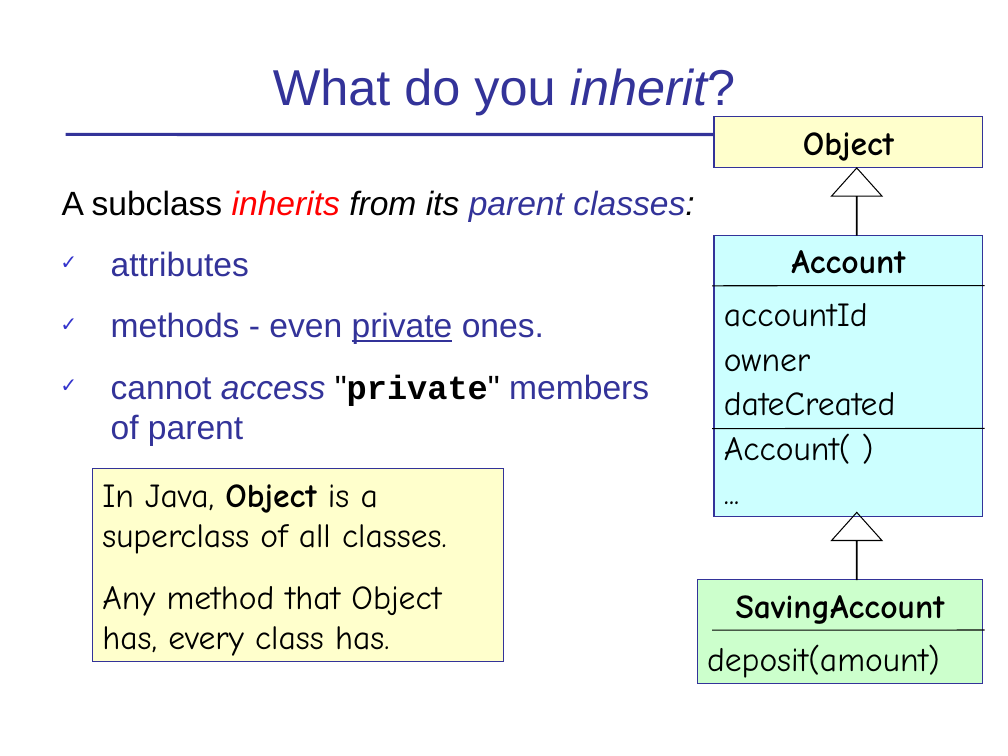
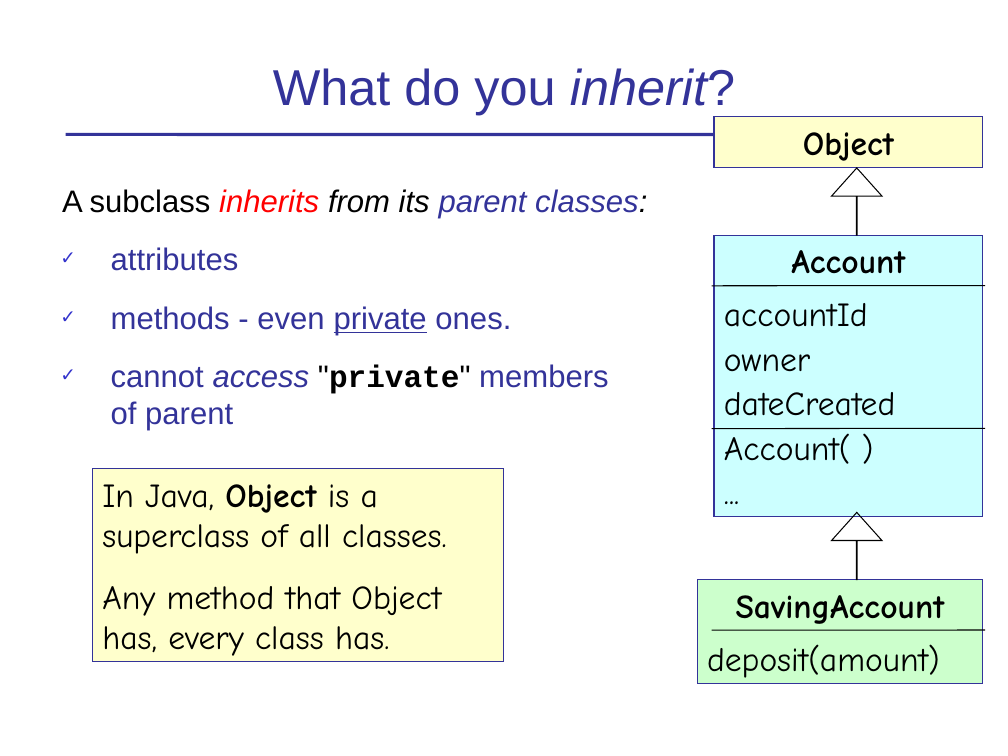
Before and after one commit to cpske/programming1, a slide deck: slide 6 of objects/4-Inheritance.ppt. Drawn at 1008x756 pixels with LibreOffice and Linux fonts; fonts in the diff are those of the drawing. Boxes give left, top, right and bottom in pixels: in the first picture for what was removed or moved away, otherwise in the second. Text is boxed around its words. In the diff, an @@ line names an element or a change of style, - is before the commit and + after.

Commit message:
add slides on basic methods

```diff
--- a/objects/4-Inheritance.ppt
+++ b/objects/4-Inheritance.ppt
@@ text "A subclass inherits from its ..." at [62,189,647,431]: size 24 to 22.2 pt; indent changed @@
```
Also in this commit, not shown: 3 other slides changed, 8 other files.
